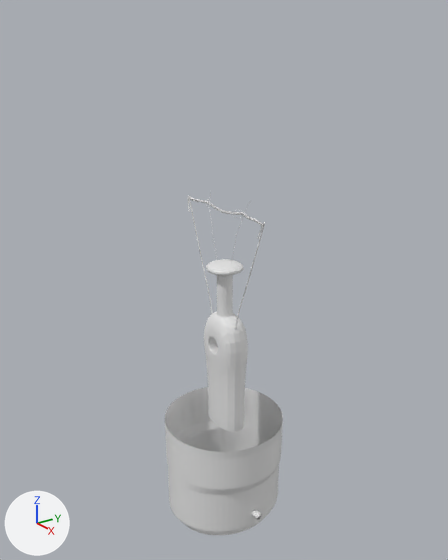
An edit to the Blender file untitled.blend, drawn before and after from the same camera.
Rendered twice from a camera (50 mm lens) standing at (2.86, -1.97, 0.88) and looking at (-0.03, 0.02, -0.44). Arrows for +X, +Y and +Z are at lower left; the lights stay in place.
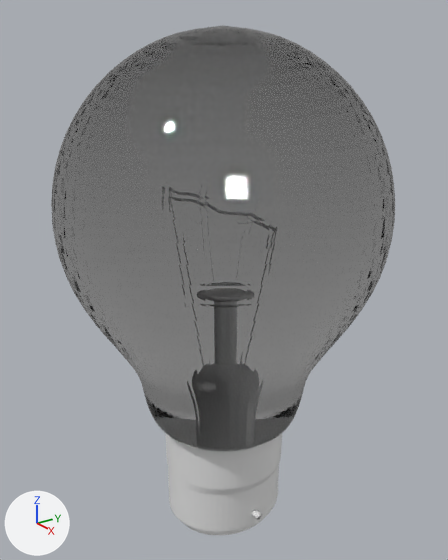
The change, as a list of edits to the scene's bpy script:
```text
Add mat_material_001:
    mat_material_001 = bpy.data.materials.new('Material.001')
    mat_material_001.use_nodes = True; mat_material_001.node_tree.nodes.clear()
    _N = mat_material_001.node_tree.nodes; _L = mat_material_001.node_tree.links
    n0 = _N.new('ShaderNodeOutputMaterial'); n0.name = 'Material Output'
    n1 = _N.new('ShaderNodeBsdfGlass'); n1.name = 'Glass BSDF'
    n1.distribution = 'BECKMANN'
    n1.inputs[0].default_value = (0.8, 0.8, 0.8, 1.0)  # 'Color', white #e7e7e7
    n1.inputs[2].default_value = 1.45  # 'IOR'
    _L.new(n1.outputs[0], n0.inputs[0])  # 'BSDF' to 'Surface'
Change me_sphere_001:
    where me_sphere_001.from_pydata(...)  # 193 vertices, 192 faces; spans x -1.0..1.0, y -1.0..1.0, z -1.36..1.0
    add me_sphere_001.materials.append(mat_material_001)
Change ob_sphere:
    remove ob_sphere.hide_viewport = True
```

Changed parts and their boxes [x1, y1, x2, y2] in the pictures (448 x 560 px):
'Sphere', shown: after [51, 26, 395, 452]
'Cube', unchanged, covered by the edit: before [204, 259, 248, 432]
